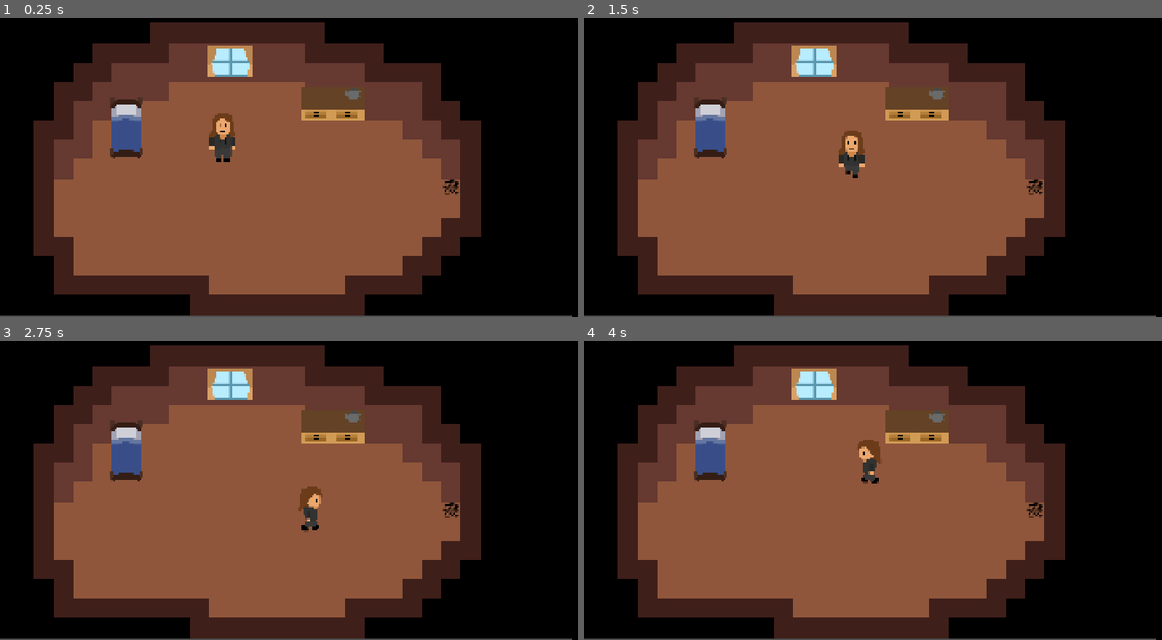
Above: before the commit, frames 1-4 (two rows, left to right).
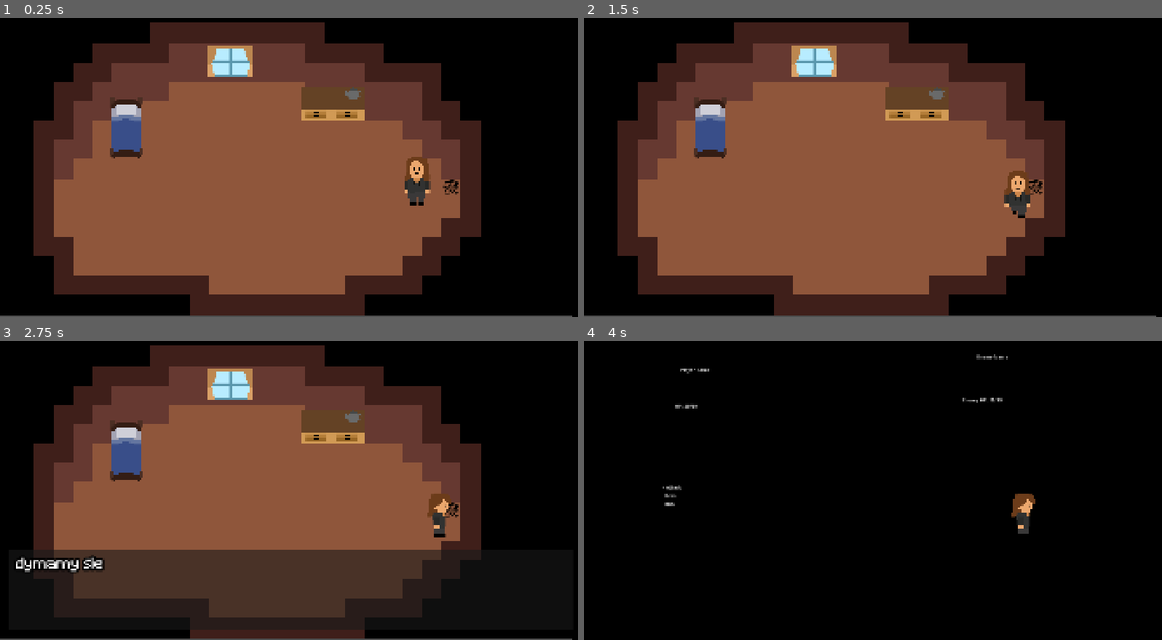
Above: after the commit, the same moments.

Repository: etper/pimpek-rpg-game
Game: Godot game, scene res://main.tscn
Same seed, same stepped clock (60 frames per second), same inputs: the game is played once before the commit and once after it.
Inputs:
- Up to frame 1 (0.25 s): no input
- Up to frame 2 (1.5 s): tap Enter at 0.5 s; hold D (move_right) 0.53-1.28 s; tap Z (interact) at 0.6 s; hold S (move_down) from 1.28 s (still down); tap Shift (sprint) at 1.35 s
- Up to frame 3 (2.75 s): release S (move_down) at 2.03 s; hold D (move_right) from 2.03 s (still down); tap Z (interact) at 2.1 s
- Up to frame 4 (4 s): release D (move_right) at 2.78 s; hold W (move_up) 2.78-3.53 s; tap Shift (sprint) at 2.85 s; hold A (move_left) from 3.53 s (still down); tap Z (interact) at 3.6 s

The runs differ from the first frame. In frame 1, 1.2% of the frame differs, in the area x 36-75%, y 31-63%; in frame 2, 1.1%; in frame 3, 13%; in frame 4, 64%, in the area x 0-99%, y 1-100%.

Commit message:
combat system milestone 7

Diff:
--- a/main.tscn
+++ b/main.tscn
@@ -211,7 +211,7 @@
 
 [node name="Player" parent="." unique_id=679463758 instance=ExtResource("1_ig7tw")]
 z_index = 1
-position = Vector2(733, 488)
+position = Vector2(1373, 629)
 script = ExtResource("2_0xm2m")
 
 [node name="UI" type="CanvasLayer" parent="." unique_id=641810485]
--- a/scenes/battle.tscn
+++ b/scenes/battle.tscn
@@ -57,8 +57,11 @@
 text = "Run"
 
 [node name="ItemMenu" type="VBoxContainer" parent="." unique_id=264859710]
-offset_right = 40.0
-offset_bottom = 40.0
+visible = false
+offset_left = 722.0
+offset_top = 695.0
+offset_right = 1027.0
+offset_bottom = 887.0
 
 [node name="Item0" type="Label" parent="ItemMenu" unique_id=1815740660]
 layout_mode = 2
--- a/scenes/player.tscn
+++ b/scenes/player.tscn
@@ -6,7 +6,7 @@
 size = Vector2(62, 42)
 
 [sub_resource type="RectangleShape2D" id="RectangleShape2D_co6qv"]
-size = Vector2(75, 143)
+size = Vector2(55, 65)
 
 [node name="Player" type="CharacterBody2D" unique_id=679463758]
 
@@ -20,5 +20,5 @@
 shape = SubResource("RectangleShape2D_vkqoe")
 
 [node name="CollisionShape2D" type="CollisionShape2D" parent="." unique_id=711881929]
-position = Vector2(-2.5, 3.5)
+position = Vector2(1.5, 48.5)
 shape = SubResource("RectangleShape2D_co6qv")
--- a/scripts/player_stats.gd
+++ b/scripts/player_stats.gd
@@ -8,3 +8,5 @@
 	stats.attack = 8
 	stats.defense = 4
 	stats.speed = 6
+
+	Inventory.add_item("potion", 3)
